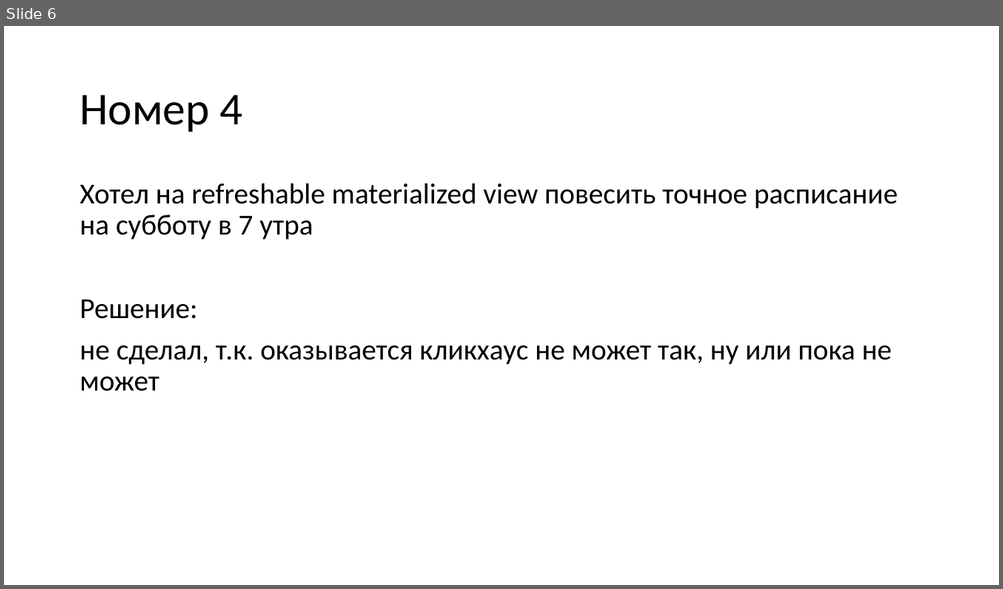
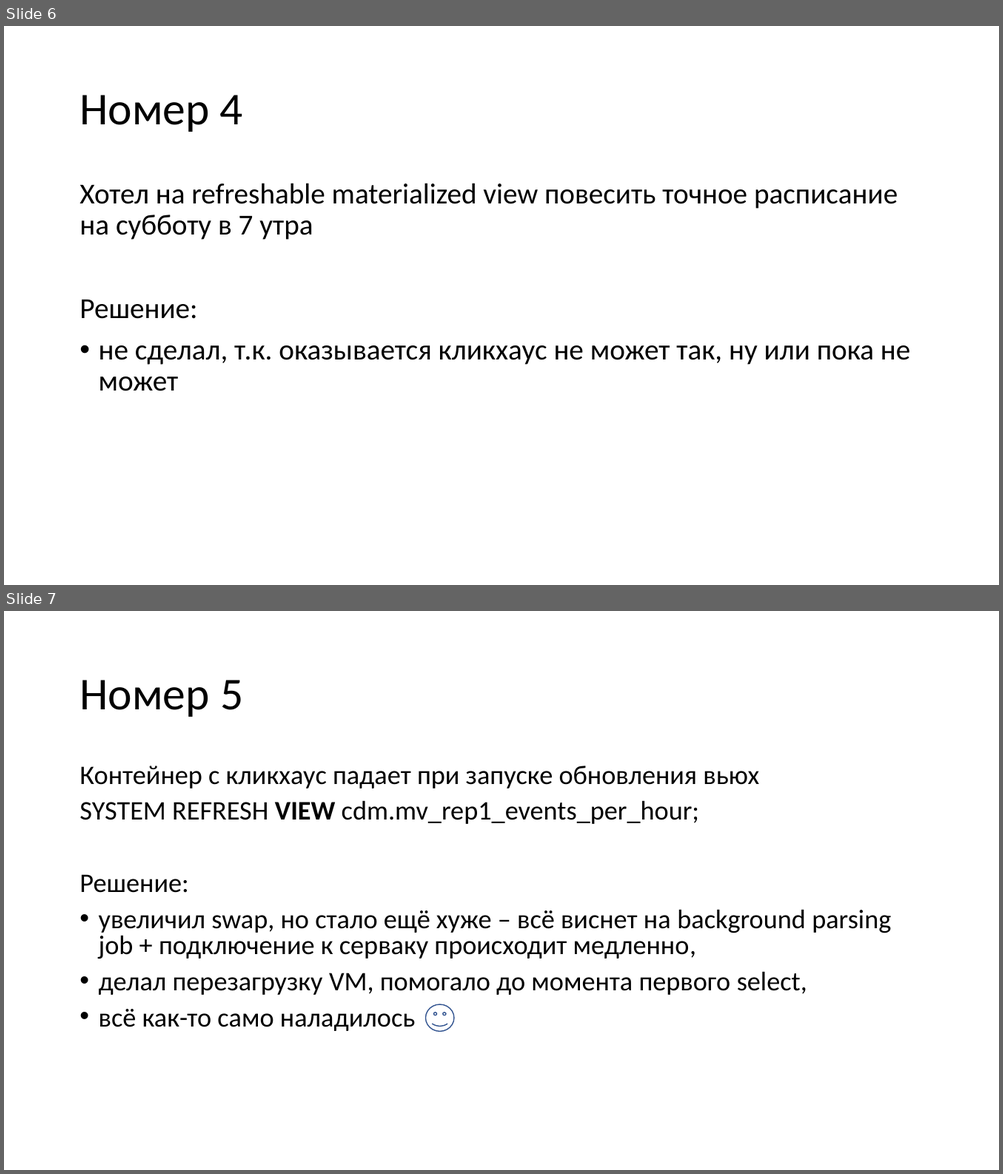
Before and after one commit to petr192/lab08, a slide deck: Мои_факапс_юрлов.pptx. Shown one above the other, each under a label of ours: slide 6 before the commit, slides 6 and 7 after it. The pictures are 1003x589 and 1003x1174 pixels, drawn with LibreOffice and Linux fonts; fonts in the diff are those of the drawing. Boxes give left, top, right and bottom in pixels: in the first picture for what was removed or moved away, otherwise in the second. Text is boxed around its words. In the diff, an @@ line names an element or a change of style, - is before the commit and + after.

```diff
--- a/Мои_факапс_юрлов.pptx
+++ b/Мои_факапс_юрлов.pptx
@@ slide 7 added at (4,611,999,1170), background #FFFFFF @@
@@ title added at (79,680,243,717), 44 pt, text #000000 @@
+Номер 5
@@ text added at (79,766,891,1031), 25.9 pt, text #000000 @@
+Контейнер с кликхаус падает при запуске обновления вьюх
+SYSTEM REFRESH VIEW cdm.mv_rep1_events_per_hour;
+Решение:
+• увеличил swap, но стало ещё хуже – всё виснет на background parsing job + подключение к серваку происходит медленно,
+• делал перезагрузку VM, помогало до момента первого select,
+• всё как-то само наладилось
@@ smiley face added at (426,1005,454,1032), outline #325491 1 pt @@
@@ slide 6 changed as well @@
@@ text at (99,346,910,392): bullet none to • @@
```
Also in this commit, not shown: 5 other slides changed, 1 other file.
